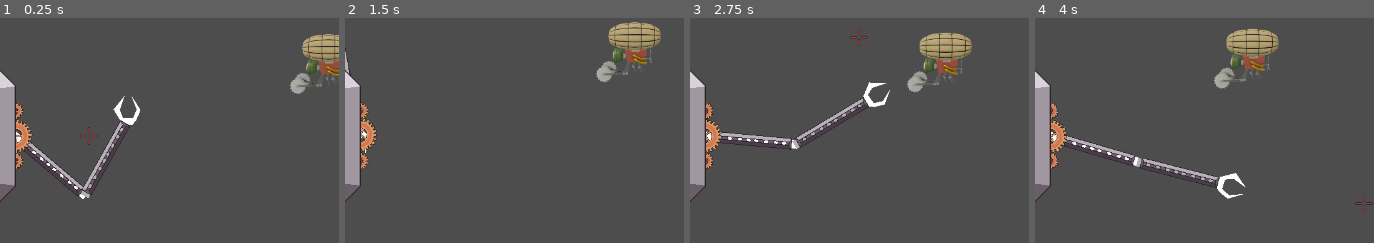
Above: before the commit, frames 1-4 (left to right).
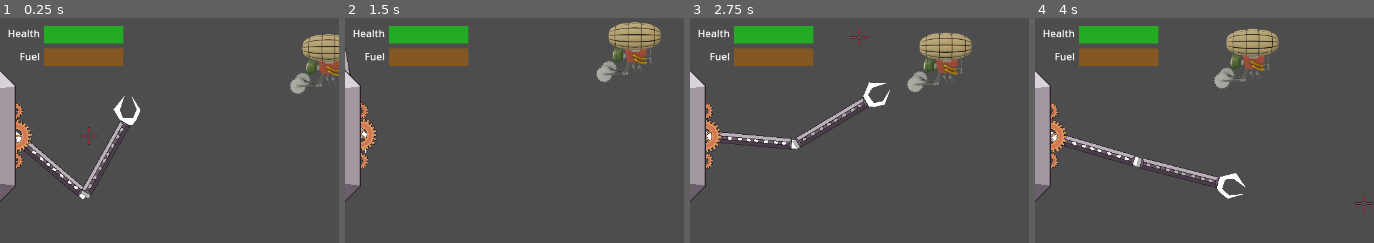
Above: after the commit, the same moments.

Repository: Popcornmotte/elevatorpitch
Game: Godot game, scene res://Scenes/World/test_scenes.tscn
The game is run twice, just before and just after one commit, with the same random seed, the same clock (stepped at 60 frames per second) and the same inputs.
Inputs (mouse positions are % of the whole screen's width and height, from its top left):
- Up to frame 1 (0.25 s): no input
- Up to frame 2 (1.5 s): move the mouse to (85, 45) at 0.52 s; hold W (W) 0.53-1.28 s; move the mouse to (35, 55) at 1.27 s; click (35, 55) at 1.35 s
- Up to frame 3 (2.75 s): tap W (W) at 1.55 s; move the mouse to (71, 28) at 2.02 s; hold W (W) from 2.03 s (still down)
- Up to frame 4 (4 s): move the mouse to (53, 70) at 2.77 s; release W (W) at 2.78 s; tap W (W) at 2.85, 3.8 s; move the mouse to (94, 65) at 3.52 s; press the mouse at (94, 65) at 3.53 s
The pictures show only the part of the screen within x 46-96%, y 24-74%; the shares and areas given below are measured in that part.

The runs differ from the first frame. In frame 1, 4.0% of the frame differs, in the area x 2-37%, y 3-22%; in frame 2, 4.0%; in frame 3, 4.0%; in frame 4, 4.0%.

Commit message:
added health and fuel stats to elevator

Diff:
--- a/Scenes/Objects/Enemies/projectileBullet.tscn
+++ b/Scenes/Objects/Enemies/projectileBullet.tscn
@@ -17,13 +17,11 @@
 "speed": 5.0
 }]
 
-[node name="projectileBullet" type="Node2D"]
-
-[node name="Area2D" type="Area2D" parent="."]
+[node name="projectileBullet" type="Area2D"]
 script = ExtResource("1_wprt0")
 
-[node name="CollisionShape2D" type="CollisionShape2D" parent="Area2D"]
+[node name="CollisionShape2D" type="CollisionShape2D" parent="."]
 shape = SubResource("CircleShape2D_pa5kx")
 
-[node name="AnimatedSprite2D" type="AnimatedSprite2D" parent="Area2D"]
+[node name="AnimatedSprite2D" type="AnimatedSprite2D" parent="."]
 sprite_frames = SubResource("SpriteFrames_8o7tq")
--- a/Scenes/Objects/elevator.tscn
+++ b/Scenes/Objects/elevator.tscn
@@ -1,7 +1,8 @@
-[gd_scene load_steps=28 format=3 uid="uid://bjgjo60texco1"]
+[gd_scene load_steps=29 format=3 uid="uid://bjgjo60texco1"]
 
 [ext_resource type="Texture2D" uid="uid://dutcqedxo6rbd" path="res://Assets/Sprites/ElevatorBody/Legs.png" id="1_cufjr"]
 [ext_resource type="Texture2D" uid="uid://cccb36kyj5imy" path="res://Assets/Sprites/ElevatorBody/Body0.png" id="1_dtexf"]
+[ext_resource type="Script" path="res://Scripts/Elevator.gd" id="1_gs4x1"]
 [ext_resource type="Script" path="res://Scripts/Legs.gd" id="2_2h7m3"]
 [ext_resource type="Texture2D" uid="uid://cjlhqwo5wcan7" path="res://Assets/Sprites/ElevatorBody/Gear1.png" id="2_cbxhb"]
 [ext_resource type="Texture2D" uid="uid://ppjssqnijl1p" path="res://Assets/Sprites/ElevatorBody/Wheel0.png" id="2_o1aa6"]
@@ -101,7 +102,10 @@
 [sub_resource type="CircleShape2D" id="CircleShape2D_xb8wr"]
 radius = 13.3417
 
-[node name="Elevator" type="Node2D"]
+[node name="Elevator" type="Node2D" node_paths=PackedStringArray("healthBar", "fuelBar")]
+script = ExtResource("1_gs4x1")
+healthBar = NodePath("HealthBar/Polygon2D")
+fuelBar = NodePath("FuelBar/Polygon2D2")
 
 [node name="Legs" type="Sprite2D" parent="."]
 position = Vector2(0, 176)
@@ -151,6 +155,11 @@
 z_index = 2
 texture = ExtResource("1_dtexf")
 
+[node name="DamageReceiver" type="Area2D" parent="HullBody"]
+
+[node name="CollisionShape2D2" type="CollisionShape2D" parent="HullBody/DamageReceiver"]
+shape = SubResource("CapsuleShape2D_ohd1j")
+
 [node name="RightArmDeadzone" type="StaticBody2D" parent="."]
 position = Vector2(96, 0)
 
@@ -167,7 +176,6 @@
 position = Vector2(97, 0)
 rotation = 0.387332
 rest = Transform2D(0.92592, 0.377719, -0.377719, 0.92592, 97, 0)
-metadata/_local_pose_override_enabled_ = true
 
 [node name="GearSprite" type="Sprite2D" parent="Skeleton2D/GearBone"]
 z_index = -1
@@ -176,7 +184,6 @@
 [node name="UpperArmBone" type="Bone2D" parent="Skeleton2D/GearBone"]
 position = Vector2(7.00004, -1.14441e-05)
 rest = Transform2D(1, 0, 0, 1, 7, 0)
-metadata/_local_pose_override_enabled_ = true
 
 [node name="UpperArmSprite" type="Sprite2D" parent="Skeleton2D/GearBone/UpperArmBone"]
 z_index = -2
@@ -188,7 +195,6 @@
 rotation = -0.174533
 scale = Vector2(1, 1)
 rest = Transform2D(0.737913, -0.674895, 0.674895, 0.737913, 128, 0)
-metadata/_local_pose_override_enabled_ = true
 
 [node name="LowerArmSprite" type="Sprite2D" parent="Skeleton2D/GearBone/UpperArmBone/LowerArmBone"]
 z_index = -2
@@ -337,3 +343,37 @@
 [node name="PinJoint2D" type="PinJoint2D" parent="PhysicalArm/UpperArm/LowerArm/Claw"]
 node_a = NodePath("../..")
 node_b = NodePath("..")
+
+[node name="HealthBar" type="Node2D" parent="."]
+position = Vector2(143, -162)
+
+[node name="Polygon2D" type="Polygon2D" parent="HealthBar"]
+color = Color(0, 1, 0, 0.537255)
+polygon = PackedVector2Array(0, -14, 0, 14, 127, 14, 127, -14)
+
+[node name="RichTextLabel" type="RichTextLabel" parent="HealthBar"]
+custom_minimum_size = Vector2(70, 0)
+offset_left = -58.0
+offset_top = -14.0
+offset_right = 12.0
+offset_bottom = 26.0
+text = "Health"
+scroll_active = false
+
+[node name="FuelBar" type="Node2D" parent="."]
+position = Vector2(143, -126)
+
+[node name="Polygon2D2" type="Polygon2D" parent="FuelBar"]
+color = Color(0.705882, 0.380392, 0, 0.537255)
+polygon = PackedVector2Array(0, -14, 0, 14, 127, 14, 127, -14)
+
+[node name="RichTextLabel2" type="RichTextLabel" parent="FuelBar"]
+custom_minimum_size = Vector2(70, 0)
+offset_left = -39.0
+offset_top = -13.0
+offset_right = 31.0
+offset_bottom = 27.0
+text = "Fuel"
+scroll_active = false
+
+[connection signal="area_entered" from="HullBody/DamageReceiver" to="." method="on_area_entered"]
--- /dev/null
+++ b/Scripts/Elevator.gd
@@ -0,0 +1,47 @@
+extends Node2D
+class_name Elevator
+
+var health = 100
+var fuel = 100.0
+var lost = false
+var speed = 0.0
+
+@export var healthBar : Node2D
+@export var fuelBar : Node2D
+
+# Called when the node enters the scene tree for the first time.
+func _ready():
+	pass # Replace with function body.
+
+
+func on_area_entered(area : Area2D):
+	if(area.damage != null):
+		health -= area.damage
+		update_health()
+	pass
+
+func update_health():
+	if(!lost):
+		if(health <= 0):
+			# Lose
+			lost = true
+			speed = 150
+			pass
+		healthBar.scale = Vector2(health / 100.0, 1)
+	pass
+
+func decrease_fuel(delta):
+	fuel -= delta
+	update_fuel()
+	pass
+
+func update_fuel():
+	fuelBar.scale = Vector2(fuel / 100.0, 1)
+	pass
+
+# Called every frame. 'delta' is the elapsed time since the previous frame.
+func _process(delta):
+	if(lost):
+		position -= Vector2(0,speed * delta)
+		speed -= 400 * delta
+	pass
--- a/Scripts/Enemies/bullet.gd
+++ b/Scripts/Enemies/bullet.gd
@@ -1,7 +1,8 @@
-extends Node2D
+extends Area2D
 
 var sprite : Node2D
 var velocity = Vector2(0,0)
+var damage = 1
 
 # Called when the node enters the scene tree for the first time.
 func _ready():
--- a/Scripts/Enemies/genericEnemy.gd
+++ b/Scripts/Enemies/genericEnemy.gd
@@ -77,8 +77,8 @@
 	var forward = (target - global_position).normalized()
 
 	var bullet = projectile.instantiate()
-	bullet.get_child(0).velocity = linear_velocity + forward * 1000.0
-	bullet.get_child(0).position = global_position
+	bullet.velocity = linear_velocity + forward * 1000.0
+	bullet.position = global_position
 	get_parent().get_parent().add_child(bullet)
 
 	shootCooldown = 1.0/shootFreq
--- a/Scripts/Legs.gd
+++ b/Scripts/Legs.gd
@@ -15,4 +15,5 @@
 			child.global_position.y += 40*delta
 			if child.global_position.y >= 960:
 				child.global_position.y = -120
+		get_parent().decrease_fuel(delta * 0.1)
 	pass
